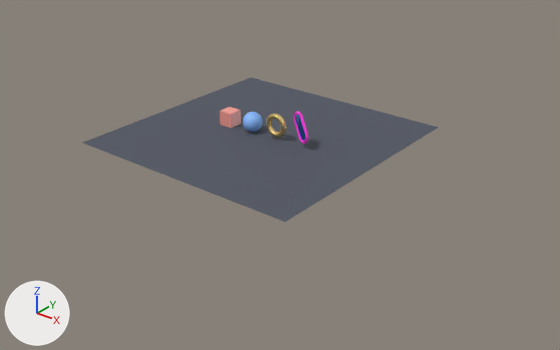
Before and after pictures for a commit that changed the glTF model public/scene.glb.
Both versions are drawn from a 50 mm camera at (37.6, -43.5, 23.9) aimed at (4.2, -1.8, -1.9). Arrows for +X, +Y and +Z are at lower left; the lights stay in place. The first picture is the older version. Where no turn or scale is listed for an object, it has been applied to the vertices. Vertices at exactly the same position are counted once.

In view in the first picture: 'Floor' and 5 more.
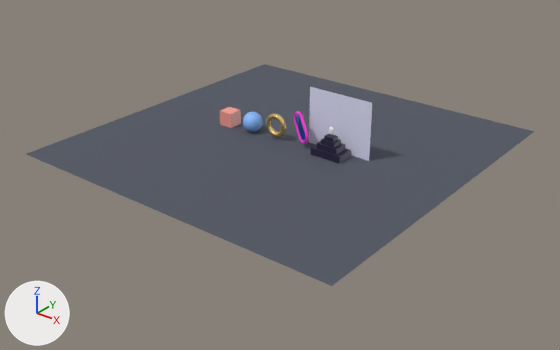
Pixel boxes (x1, y1, x2, y2) of what changed, in the pictures (560 x 350 px):
'Floor', reshaped, moved (43% wider, 54% taller): before (83, 78, 438, 222); after (27, 64, 535, 286)
'Stack_Halo', added (pale blue): after (309, 87, 372, 161)
'Stack_Step1', added: after (311, 145, 351, 164)
'Stack_Step2', added: after (316, 141, 345, 155)
'Stack_Step3', added: after (321, 138, 341, 148)
'Stack_Step4', added: after (324, 134, 338, 142)

Edits to the bpy script that builds the scene:
```text
Add mat_stack_ink:
    mat_stack_ink = principled_material('Stack_Ink')
    mat_stack_ink.base_color = (0.02, 0.015, 0.05)  # dark blue #27213f
Add mat_stack_halo:
    mat_stack_halo = principled_material('Stack_Halo')
    mat_stack_halo.base_color = (0.8, 0.8, 1.0)  # pale blue #e7e7ff
Change me_plane:
    used by ob_floor; location = (1.2, 0.0, 0.0)
    remove me_plane.from_pydata(...)  # 4 vertices, 2 faces; spans x -10.0..10.0, y -10.0..10.0, z 0.0
    add me_plane.from_pydata(...)  # 4 vertices, 2 faces; spans x -14.0..14.0, y -14.0..14.0, z 0.0
    me_plane part 1
    me_plane.vertices[0].co: (-10.0, -10.0, 0.0) -> (-14.0, -14.0, 0.0)  # pixel (82, 142) -> pixel (25, 154)
    me_plane.vertices[1].co: (10.0, -10.0, 0.0) -> (14.0, -14.0, 0.0)  # pixel (285, 221) -> pixel (331, 286)
    me_plane.vertices[2].co: (-10.0, 10.0, 0.0) -> (-14.0, 14.0, 0.0)  # pixel (250, 77) -> pixel (264, 64)
    me_plane.vertices[3].co: (10.0, 10.0, 0.0) -> (14.0, 14.0, 0.0)  # pixel (438, 127) -> pixel (534, 131)
Add me_cube_004:
    me_cube_004.from_pydata(...)  # a box spanning x -0.4..0.4, y -0.3..0.3, z -0.14..0.14
    me_cube_004.materials.append(mat_stack_ink)  # dark blue #27213f
Add me_cube_003:
    me_cube_003.from_pydata(...)  # a box spanning x -0.6..0.6, y -0.425..0.425, z -0.17..0.17
    me_cube_003.materials.append(mat_stack_ink)  # dark blue #27213f
Add me_cube_002:
    me_cube_002.from_pydata(...)  # a box spanning x -0.9..0.9, y -0.58..0.58, z -0.21..0.21
    me_cube_002.materials.append(mat_stack_ink)  # dark blue #27213f
Add me_cube_001:
    me_cube_001.from_pydata(...)  # a box spanning x -1.3..1.3, y -0.75..0.75, z -0.28..0.28
    me_cube_001.materials.append(mat_stack_ink)  # dark blue #27213f
Add me_plane_001:
    me_plane_001.from_pydata([(-2.75, 0.0, -2.75), (2.75, 0.0, -2.75), (-2.75, 0.0, 2.75), (2.75, 0.0, 2.75)], [], [(0, 1, 3), (0, 3, 2)])
    me_plane_001.materials.append(mat_stack_halo)  # pale blue #e7e7ff
Change ob_floor:
    ob_floor.location: (1.2, 0.0, 0.0) -> (3.6, 0.0, 0.0)
Add ob_stack_step4:
    ob_stack_step4 = bpy.data.objects.new('Stack_Step4', me_cube_004)
    ob_stack_step4.location = (7.6, 0.0, 1.45)
Add ob_stack_step3:
    ob_stack_step3 = bpy.data.objects.new('Stack_Step3', me_cube_003)
    ob_stack_step3.location = (7.6, 0.0, 1.14)
Add ob_stack_step2:
    ob_stack_step2 = bpy.data.objects.new('Stack_Step2', me_cube_002)
    ob_stack_step2.location = (7.6, 0.0, 0.76)
Add ob_stack_step1:
    ob_stack_step1 = bpy.data.objects.new('Stack_Step1', me_cube_001)
    ob_stack_step1.location = (7.6, 0.0, 0.28)
Add ob_stack_halo:
    ob_stack_halo = bpy.data.objects.new('Stack_Halo', me_plane_001)
    ob_stack_halo.location = (7.6, 1.0, 1.79)
```
